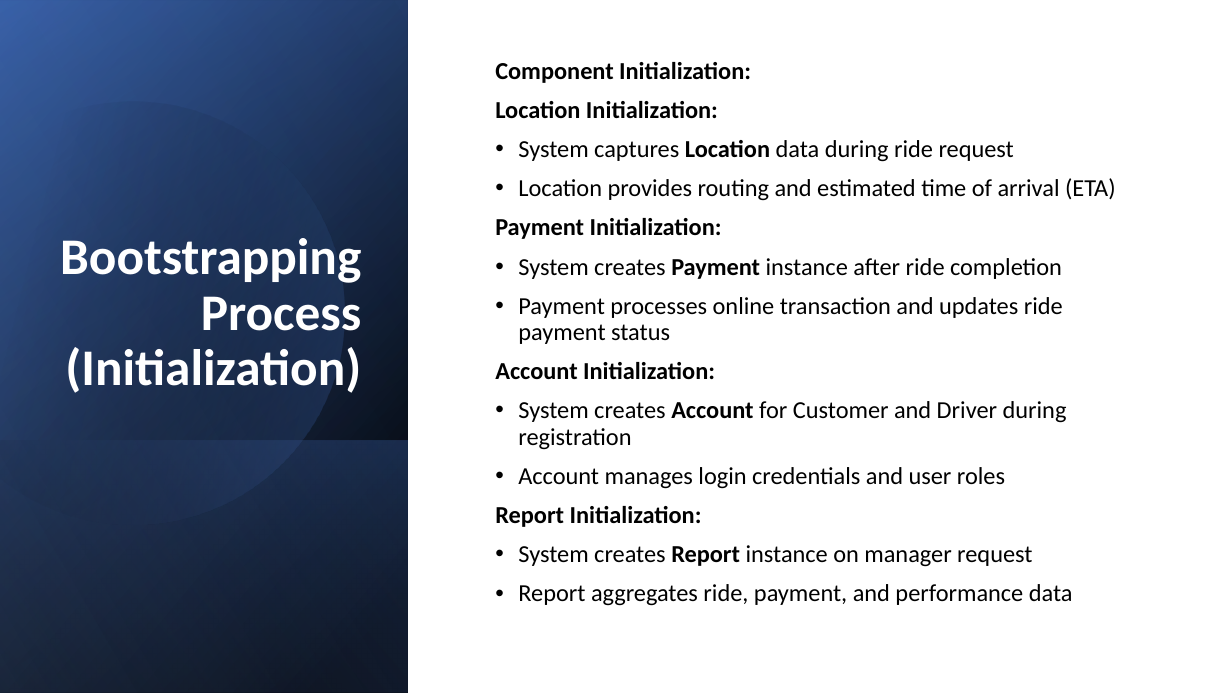
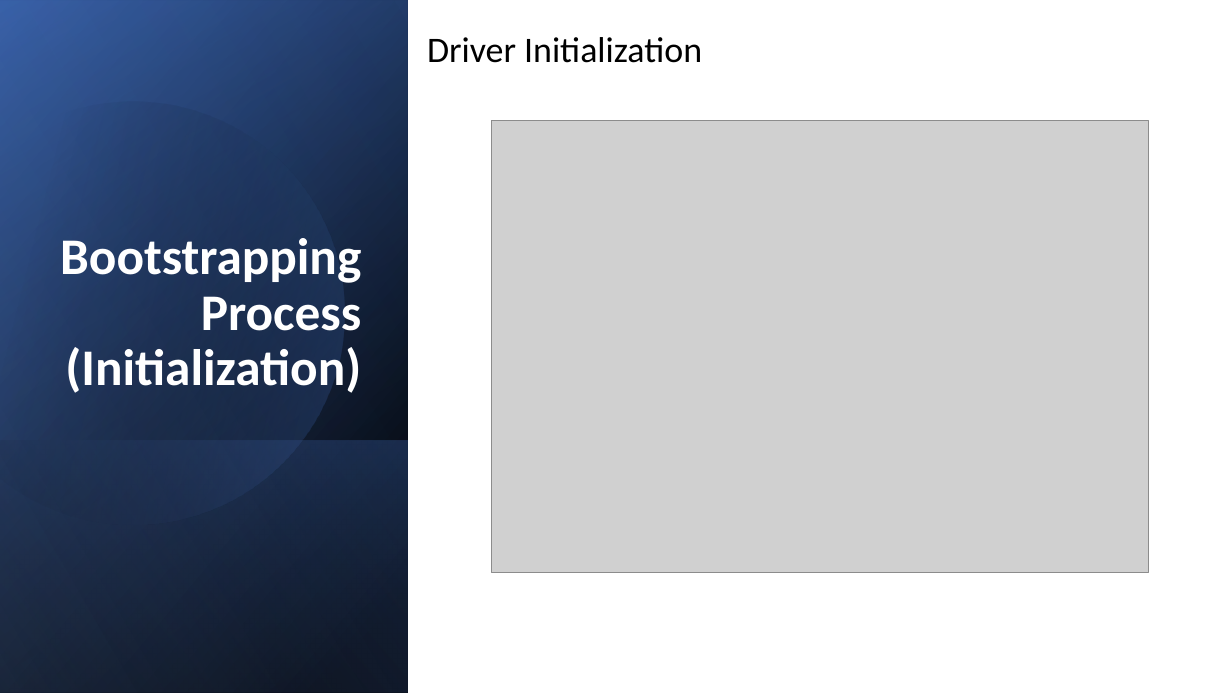
Before and after one commit to CheetoBuri/SE_SmartRide, a slide deck: slide 45 of 523K0010_523K0013.pptx (slide 24 before the commit). Drawn at 1232x693 pixels with LibreOffice and Linux fonts; fonts in the diff are those of the drawing; grey boxes stand for pictures. Boxes give left, top, right and bottom in pixels: in the first picture for what was removed or moved away, otherwise in the second. Text is boxed around its words. In the diff, an @@ line names an element or a change of style, - is before the commit and + after.

Commit message:
Added initialization and updated pptx

```diff
--- a/523K0010_523K0013.pptx
+++ b/523K0010_523K0013.pptx
@@ rectangle removed at (0,0,1232,693) @@
@@ text added at (427,37,702,63), 28 pt, text #000000 @@
+Driver Initialization
@@ text removed at (495,62,1116,606) @@
-Component Initialization:
-Location Initialization:
-• System captures Location data during ride request
-• Location provides routing and estimated time of arrival (ETA)
-Payment Initialization:
-• System creates Payment instance after ride completion
-• Payment processes online transaction and updates ride payment status
-Account Initialization:
-• System creates Account for Customer and Driver during registration
-• Account manages login credentials and user roles
-Report Initialization:
-• System creates Report instance on manager request
-• Report aggregates ride, payment, and performance data
@@ picture added at (492,120,1149,572) @@
```
Also in this commit, not shown: 17 other slides changed, 31 slides added, 5 slides removed, 29 other files.
